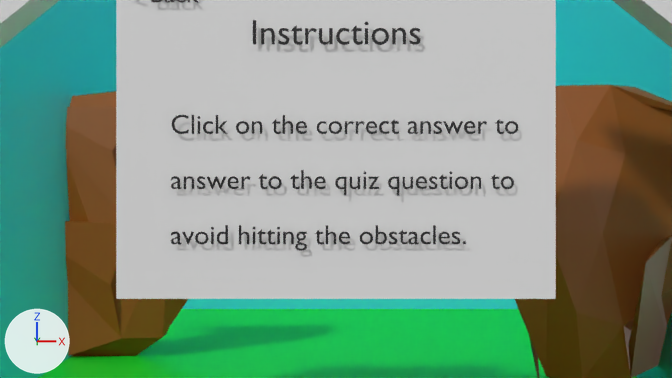
Before and after pictures for a commit that changed the Blender file blender/game_instructions.blend.
The view is the same before and after, from the file's camera 'Camera'. Every picture has the same lights, and +X, +Y and +Z are marked at lower left.

Names of what the first picture shows: 'Background', 'Floor', 'Left', 'Obstacle_left', 'Obstacle_right', 'Option1 Text', 'Option2 Text', 'Option3 Text', 'Paused Pane', 'Right', 'Triangle_Left', 'Triangle_Right'.
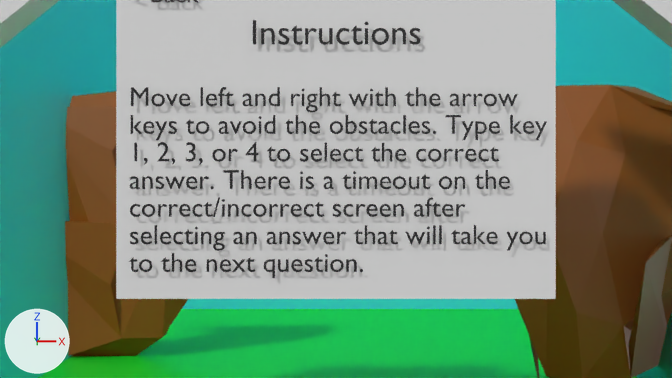
Commit message: updating instructions text on blender screen

The change in detail:
In text 'Text.001' (txt_text_001), body goes from 'Click on the correct answer to' to 'Move left and right with the arrow \nkeys to avoid the obstacles. Type key\n1, 2, 3, or 4 to select the correct\nanswer. There is a timeout on the\ncorrect/incorrect screen after\nselecting an answer that will take you\nto the next question.'.
Object 'Option1 Text' (ob_option1_text) is deleted.
Object 'Option2 Text' (ob_option2_text) is deleted.
Object 'Option3 Text' (ob_option3_text) is deleted.
Object 'Instructions Text' (ob_instructions_text) is new; it shows txt_text_001.
Its location is (-3.75, -1.1, 6.5).
Its rotation in degrees is (90, 0, 0).

Where the change shows, as pixel boxes [x1, y1, x2, y2] in the pictures (672 x 378 px):
'Instructions Text', added
    after: [129, 87, 547, 278]
'Option1 Text', deleted
    before: [172, 115, 518, 134]
'Option2 Text', deleted
    before: [171, 170, 514, 195]
'Option3 Text', deleted
    before: [171, 225, 466, 251]
